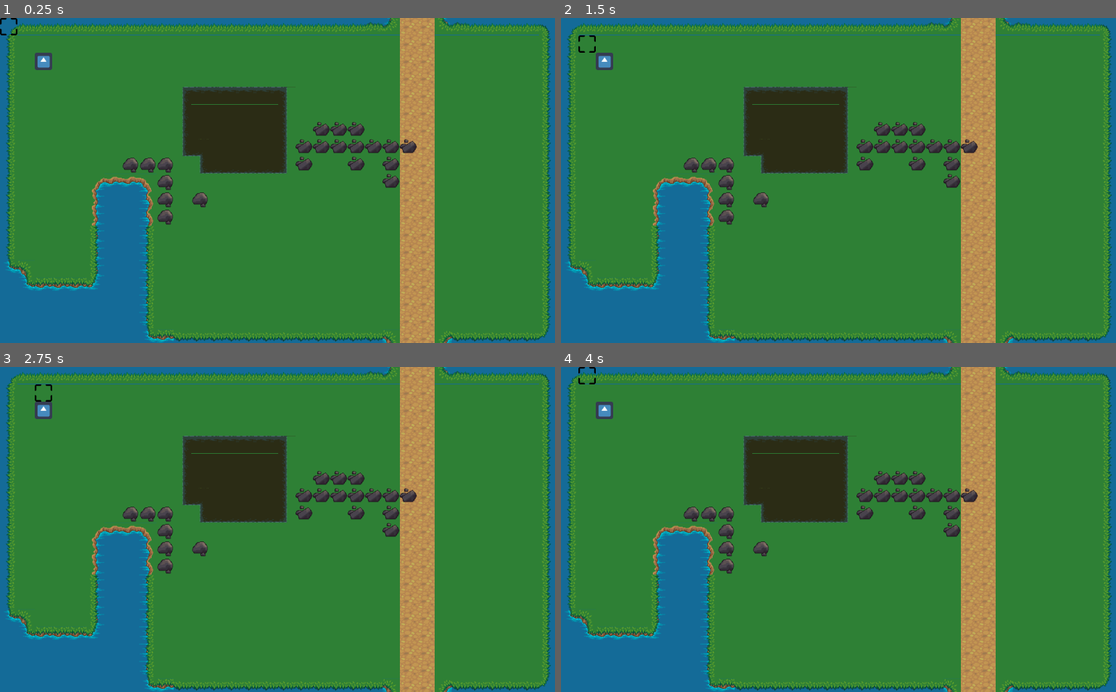
Above: before the commit, frames 1-4 (two rows, left to right).
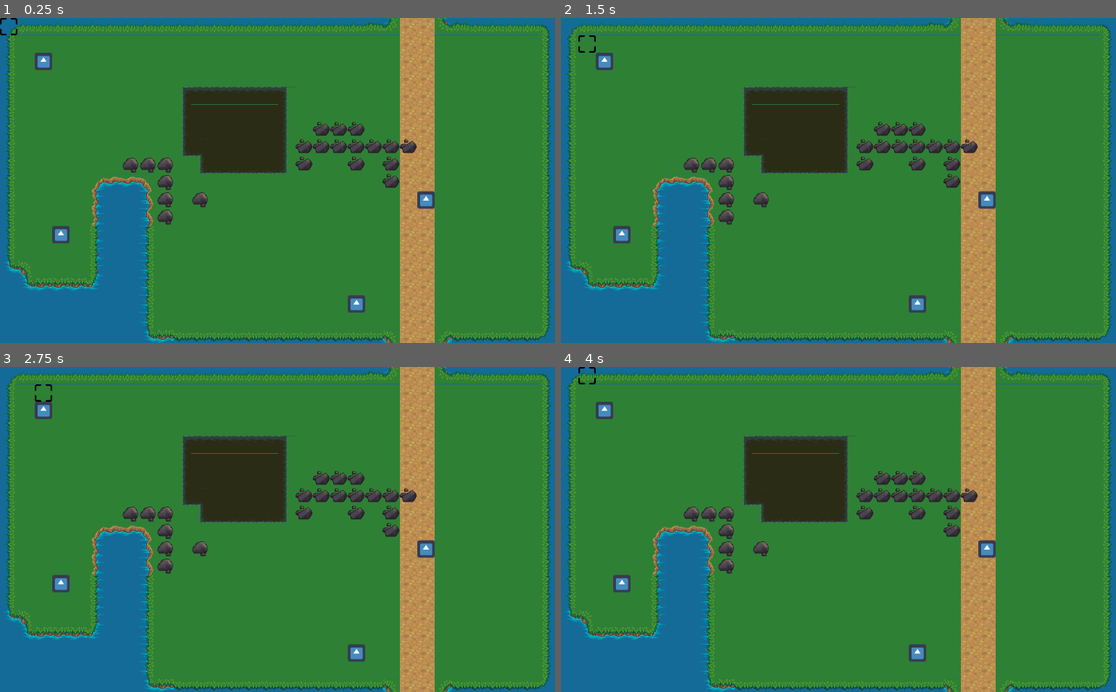
Above: after the commit, the same moments.

Repository: Chimpenseurs/necro-wars
Game: Godot game, scene res://Level.tscn
Two runs of this game, one before a commit and one after it. Both use one fixed random seed, a clock stepped at 60 frames per second and the inputs below. The engine's default icon, where the game draws it, is replaced by a stand-in: a white triangle on a blue panel in a dark square.
Inputs:
- Up to frame 1 (0.25 s): no input
- Up to frame 2 (1.5 s): tap Enter at 0.5 s; hold Right (ui_right) 0.53-1.28 s; tap Space (ui_select) at 0.77, 1.25 s; hold Down (ui_down) from 1.28 s (still down)
- Up to frame 3 (2.75 s): tap Space (ui_select) at 1.52 s; tap Enter at 2 s; release Down (ui_down) at 2.03 s; hold Right (ui_right) from 2.03 s (still down)
- Up to frame 4 (4 s): tap Space (ui_select) at 2.75, 3.02, 3.77 s; release Right (ui_right) at 2.78 s; hold Up (ui_up) 2.78-3.53 s; tap Enter at 3.5 s; hold Left (ui_left) from 3.53 s (still down)

The runs differ from the first frame. In frame 1, 0.5% of the frame differs, in the area x 9-79%, y 53-91%; in frame 2, 0.5%; in frame 3, 0.5%; in frame 4, 0.5%.

Commit message:
several units on level

Diff:
--- a/Level.gd
+++ b/Level.gd
@@ -2,8 +2,6 @@
 
 const LevelApi = preload("./common/scripts/LevelApi.gd")
 const cursor_tscn = preload("res://cursor/scenes/Cursor.tscn")
-
-var units = []
 
 var level_configuration = { "tile_size" : 32 }
 
@@ -11,8 +9,8 @@
 onready var map = get_node("Map")
 # Information zones
 onready var zones = get_node("Zones")
-# Temporary godot
-onready var godot = get_node("Godot")
+# List of units on map
+onready var units = get_node("Units").get_children()
 
 onready var cursor = cursor_tscn.instance()
 
@@ -21,7 +19,6 @@
 	cursor.set_units(units)
 	cursor.set_map(self.map)
 
-	units.append(godot)
 	self.add_child(cursor)
 
 func display_zone(zone):
--- a/Level.tscn
+++ b/Level.tscn
@@ -3,7 +3,7 @@
 [ext_resource path="res://Level.gd" type="Script" id=1]
 [ext_resource path="res://map/scenes/Map.tscn" type="PackedScene" id=2]
 [ext_resource path="res://map/assets/tilesezones.tres" type="TileSet" id=3]
-[ext_resource path="res://units/scenes/Godot.tscn" type="PackedScene" id=4]
+[ext_resource path="res://units/scenes/Unit.tscn" type="PackedScene" id=4]
 
 [node name="Level" type="Node2D" index="0"]
 
@@ -31,6 +31,20 @@
 format = 1
 tile_data = PoolIntArray(  )
 
-[node name="Godot" parent="." index="2" instance=ExtResource( 4 )]
+[node name="Units" type="Node2D" parent="." index="2"]
+
+[node name="Godot" parent="Units" index="0" instance=ExtResource( 4 )]
 
 position = Vector2( 64, 64 )
+
+[node name="Godot2" parent="Units" index="1" instance=ExtResource( 4 )]
+
+position = Vector2( 640, 512 )
+
+[node name="Godot3" parent="Units" index="2" instance=ExtResource( 4 )]
+
+position = Vector2( 96, 384 )
+
+[node name="Godot4" parent="Units" index="3" instance=ExtResource( 4 )]
+
+position = Vector2( 768, 320 )
--- a/units/scenes/Godot.tscn
+++ b/units/scenes/Unit.tscn
@@ -1,9 +1,9 @@
 [gd_scene load_steps=3 format=2]
 
-[ext_resource path="res://units/scripts/Godot.gd" type="Script" id=1]
+[ext_resource path="res://units/scripts/Unit.gd" type="Script" id=1]
 [ext_resource path="res://units/assets/icon.png" type="Texture" id=2]
 
-[node name="Godot" type="Node2D" index="0"]
+[node name="Unit" type="Node2D"]
 
 script = ExtResource( 1 )
 _sections_unfolded = [ "Transform", "Z Index" ]
Renamed: units/scripts/Godot.gd -> units/scripts/Unit.gd
